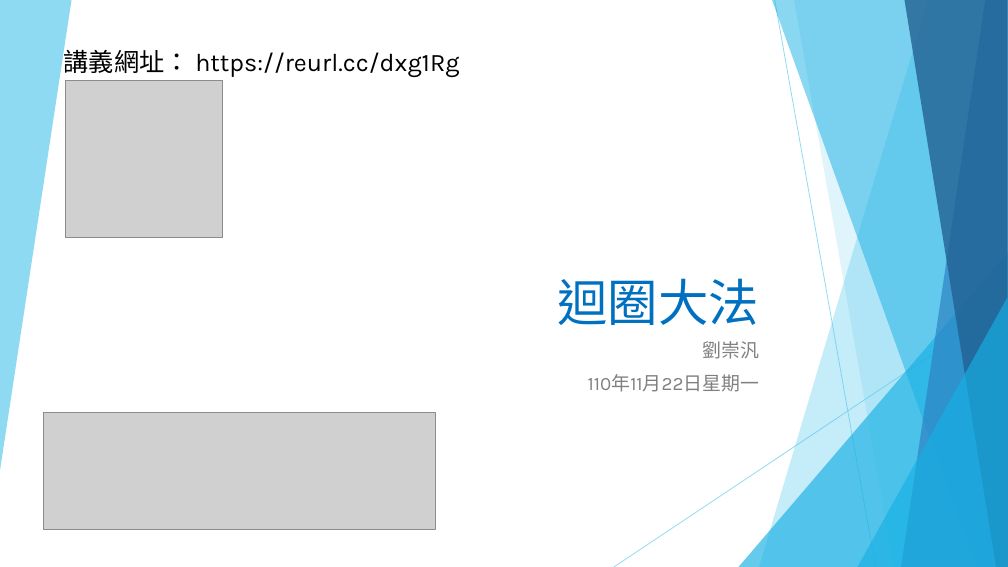
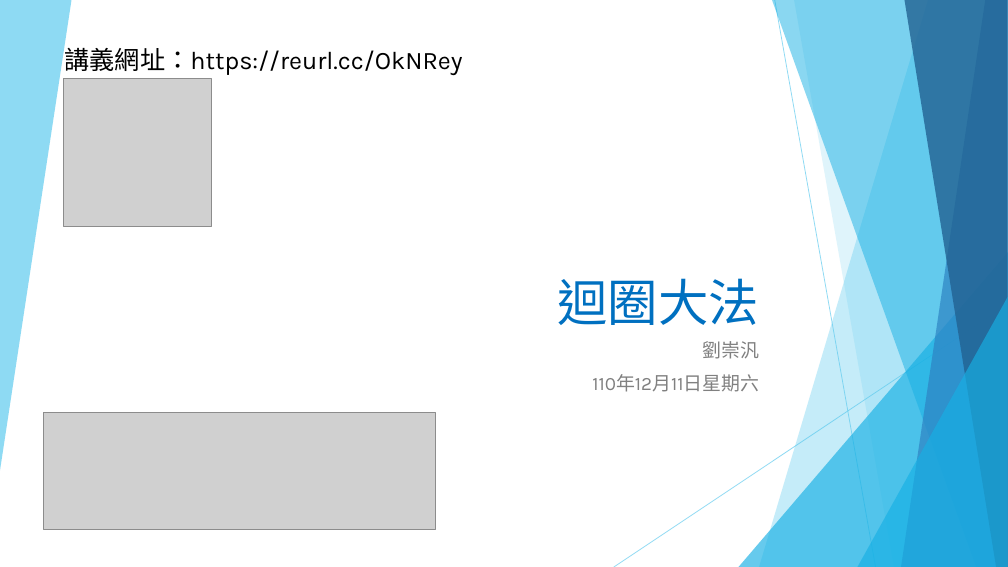
Before and after one commit to liulawsi/My_PPTs, a slide deck: slide 1 of LCC/Python/04_迴圈大法.pptx. Drawn at 1008x567 pixels with LibreOffice and Linux fonts; fonts in the diff are those of the drawing; grey boxes stand for pictures; background and template pictures are left out. Boxes give left, top, right and bottom in pixels: in the first picture for what was removed or moved away, otherwise in the second. Text is boxed around its words. In the diff, an @@ line names an element or a change of style, - is before the commit and + after.

```diff
--- a/LCC/Python/04_迴圈大法.pptx
+++ b/LCC/Python/04_迴圈大法.pptx
@@ text at (x1=64, y1=43, x2=462, y2=76): text changed @@
-講義網址： https://reurl.cc/dxg1Rg
+講義網址：https://reurl.cc/OkNRey
@@ picture resized from (x1=66, y1=81, x2=222, y2=237) to (x1=64, y1=79, x2=211, y2=226) @@
@@ subtitle at (x1=592, y1=374, x2=759, y2=392): text changed @@
-110年11月22日星期一
+110年12月11日星期六
```
Also in this commit, not shown: 45 other slides changed, 4 slides added, 6 other files.
